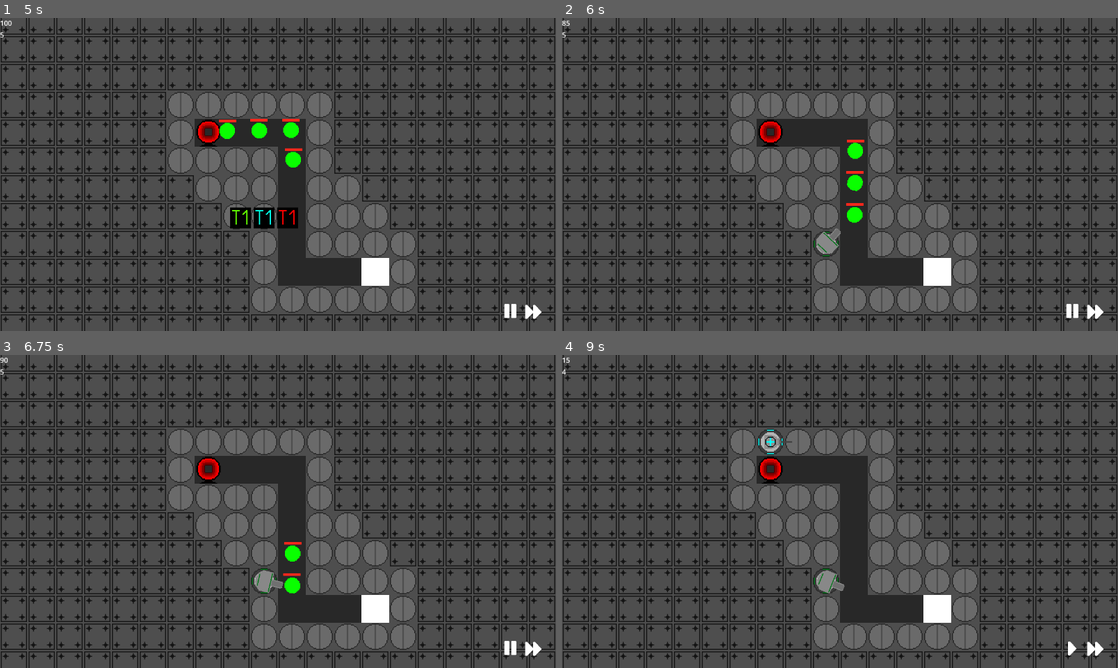
Above: before the commit, frames 1-4 (two rows, left to right).
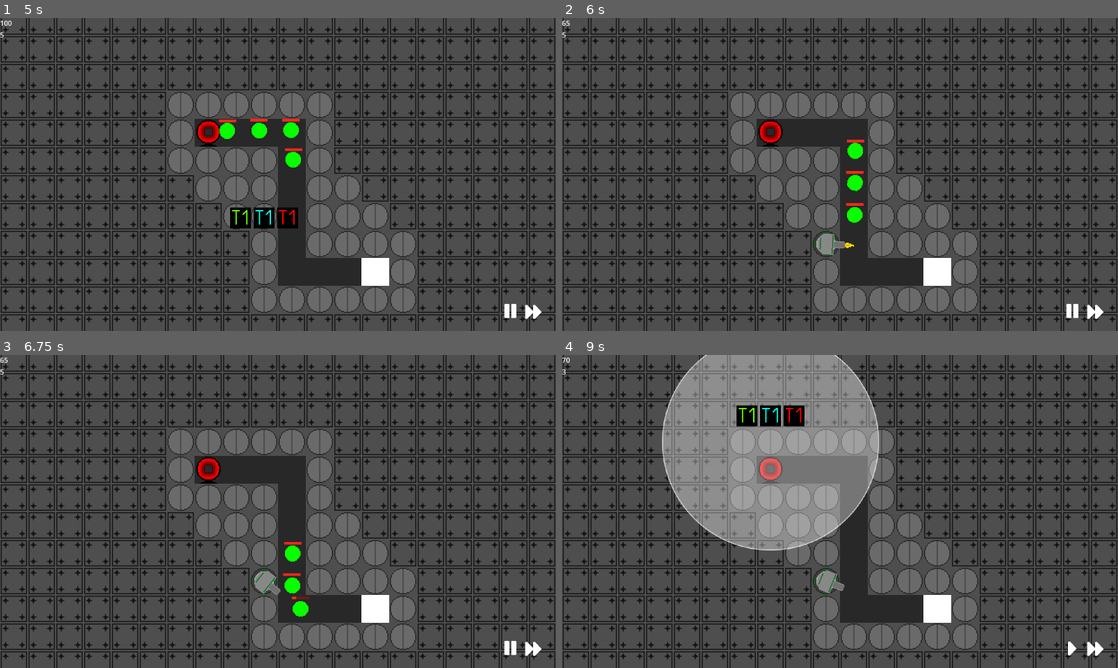
Above: after the commit, the same moments.

Repository: AdamBortt/2DTD
Game: Godot game, scene res://Scenes/scene_handler.tscn
The game is run twice, just before and just after one commit, with the same random seed, the same clock (stepped at 60 frames per second) and the same inputs.
Inputs (mouse positions are in pixels of both pictures, inside the frame that each line leads up to):
- Up to frame 1 (5 s): click (278, 99) at 0.5 s; click (533, 312) at 1.25 s; click (533, 312) at 2 s; click (533, 312) at 2.75 s; click (511, 312) at 3.5 s; move the mouse to (250, 237) at 4.27 s; click (250, 237) at 4.35 s
- Up to frame 2 (6 s): click (801, 218) at 5 s; move the mouse to (1006, 221) at 5.77 s; right-click (1006, 221) at 5.85 s
- Up to frame 3 (6.75 s): move the mouse to (111, 464) at 6.52 s; click (111, 464) at 6.6 s
- Up to frame 4 (9 s): move the mouse to (867, 511) at 7.27 s; right-click (867, 511) at 7.35 s; move the mouse to (756, 433) at 8.02 s; click (756, 433) at 8.1 s; click (773, 414) at 8.75 s

Frame 1 is identical in both runs. In frame 2, 0.2% of the frame differs, in the area x 0-53%, y 0-76%; in frame 3, 0.3%; in frame 4, 20%, in the area x 0-57%, y 0-63%.

Commit message:
GameData Update v1.0

Diff:
--- a/Singletons/GameData.gd
+++ b/Singletons/GameData.gd
@@ -2,9 +2,9 @@
 
 var tower_data = {
 	"T1_basic": {
-		"cost": 20,
-		"damage": 20,
-		"rof": 0.5,
+		"cost": 40,
+		"damage": 10,
+		"rof": 0.4,
 		"rotation_speed": 5,
 		"range": 150,
 		"category": "Projectile",
@@ -13,7 +13,7 @@
 	"T1_sniper": {
 		"cost": 80,
 		"damage": 40,
-		"rof": 3,
+		"rof": 2,
 		"rotation_speed": 2,
 		"range": 250,
 		"category": "Laser",
@@ -23,7 +23,7 @@
 var enemy_data = {
 	"normal_1": {
 		"speed": 50,
-		"hp": 50,
+		"hp": 40,
 		"size": 9,
 		"value": 5,
 		"damage": 1}
